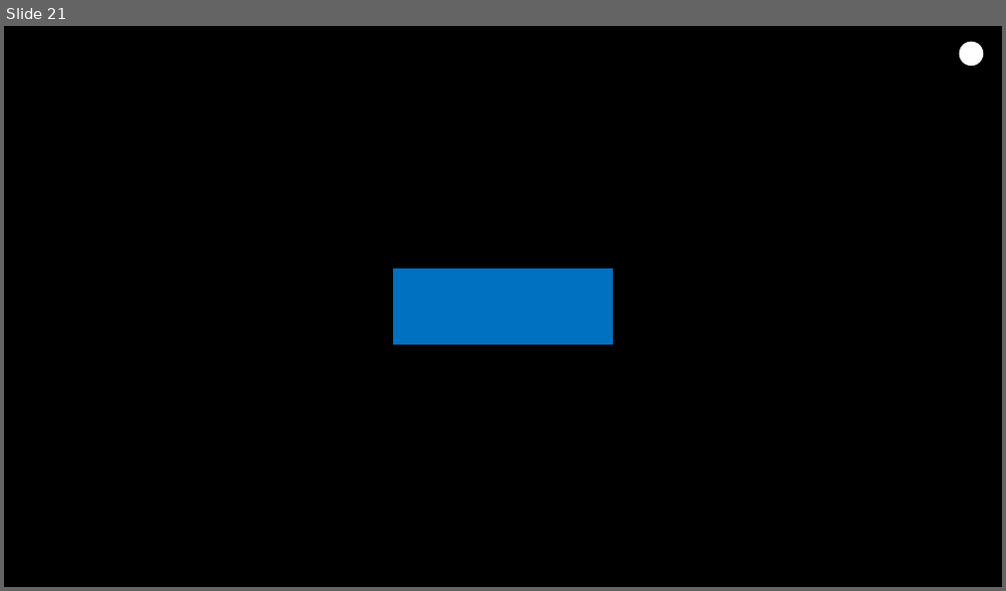
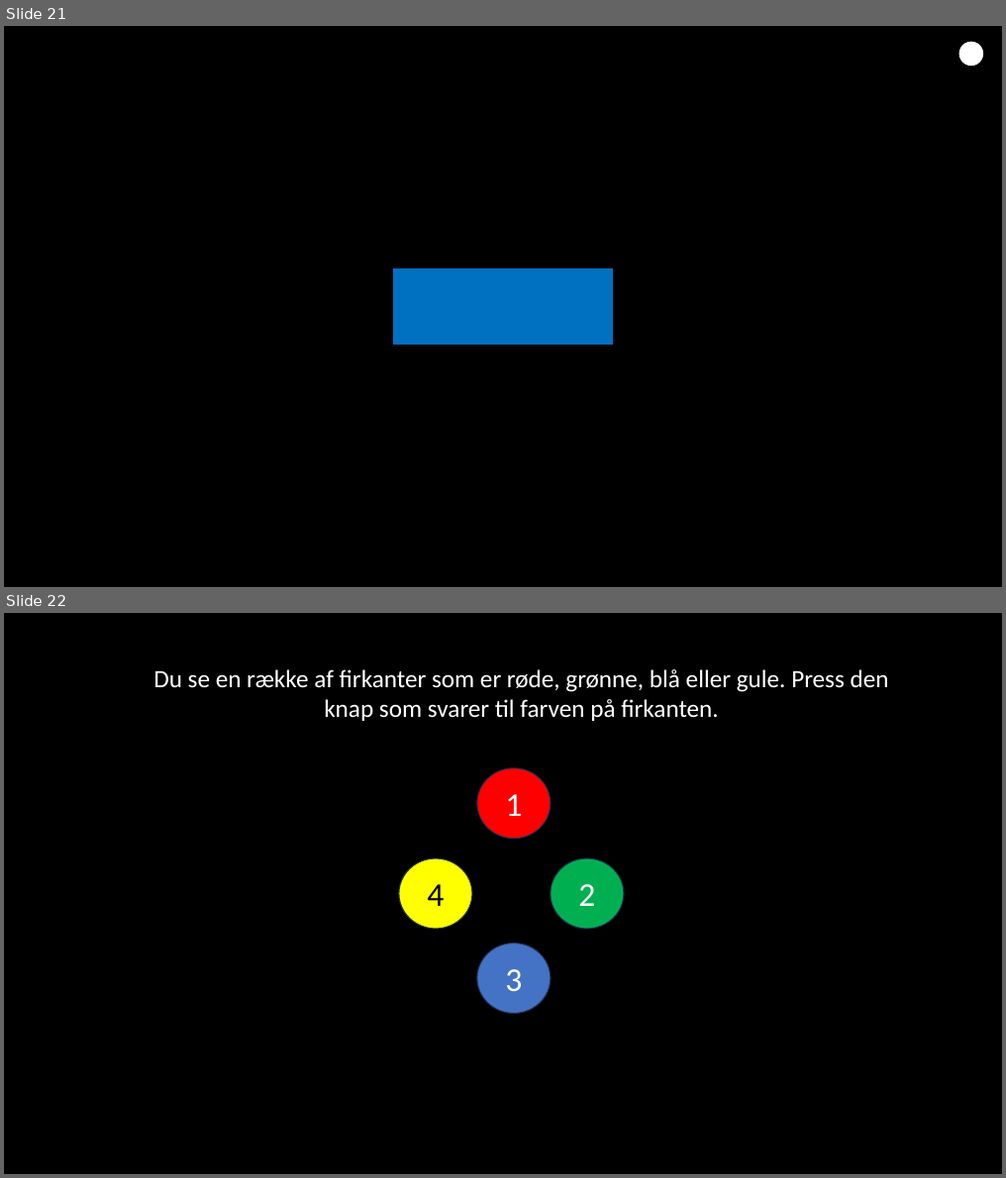
Before and after one commit to LabBench-Society/Protocols, a slide deck: docs/stroop/images/images_da.pptx. Shown one above the other, each under a label of ours: slide 21 before the commit, slides 21 and 22 after it. The pictures are 1006x591 and 1006x1178 pixels, drawn with LibreOffice and Linux fonts; fonts in the diff are those of the drawing. Boxes give left, top, right and bottom in pixels: in the first picture for what was removed or moved away, otherwise in the second. Text is boxed around its words. In the diff, an @@ line names an element or a change of style, - is before the commit and + after.

```diff
--- a/docs/stroop/images/images_da.pptx
+++ b/docs/stroop/images/images_da.pptx
@@ slide 22 added at (4, 613, 1002, 1174), background #000000 @@
@@ text added at (153, 669, 889, 721), 24 pt, text #FFFFFF @@
+Du se en række af firkanter som er røde, grønne, blå eller gule. Press den knap som svarer til farven på firkanten.
@@ ellipse added at (477, 768, 550, 839), fill #FF0000, outline #1E3256 1 pt, 32 pt, text #FFFFFF @@
+1
@@ ellipse added at (399, 859, 472, 929), fill #FFFF00, outline #1E3256 1 pt, 32 pt, text #000000 @@
+4
@@ ellipse added at (550, 859, 624, 929), fill #00B050, outline #1E3256 1 pt, 32 pt, text #FFFFFF @@
+2
@@ ellipse added at (477, 943, 550, 1014), fill #4472C4, outline #1E3256 1 pt, 32 pt, text #FFFFFF @@
+3
```
Also in this commit, not shown: 1 other slide added, 2 slides removed, 29 other files.
